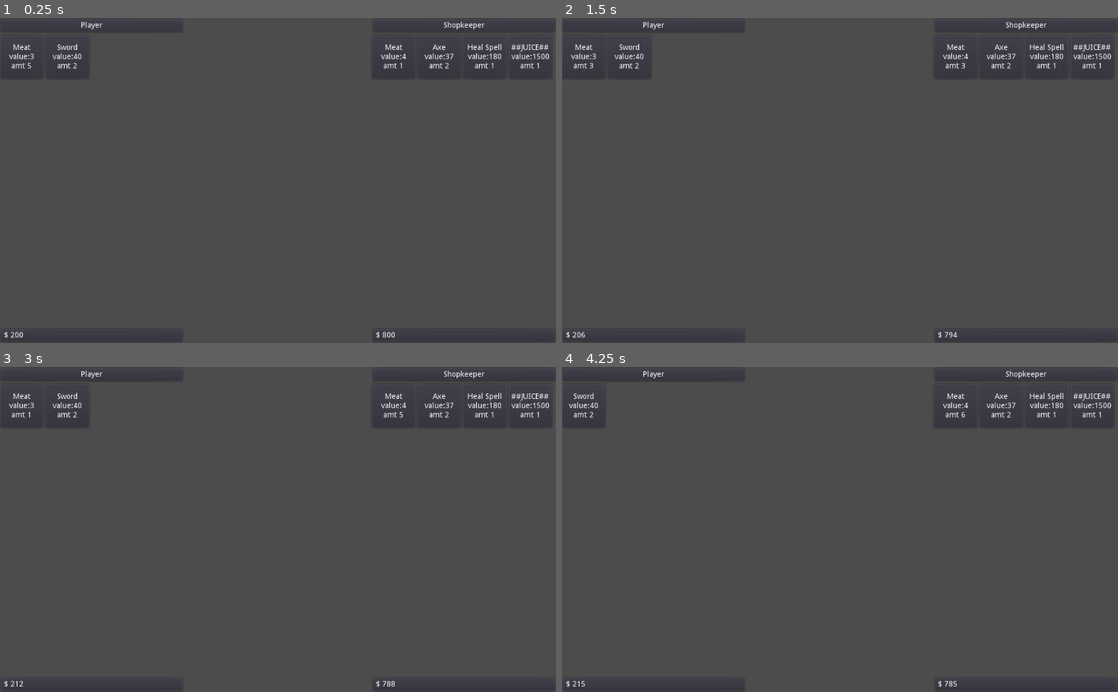
Above: before the commit, frames 1-4 (two rows, left to right).
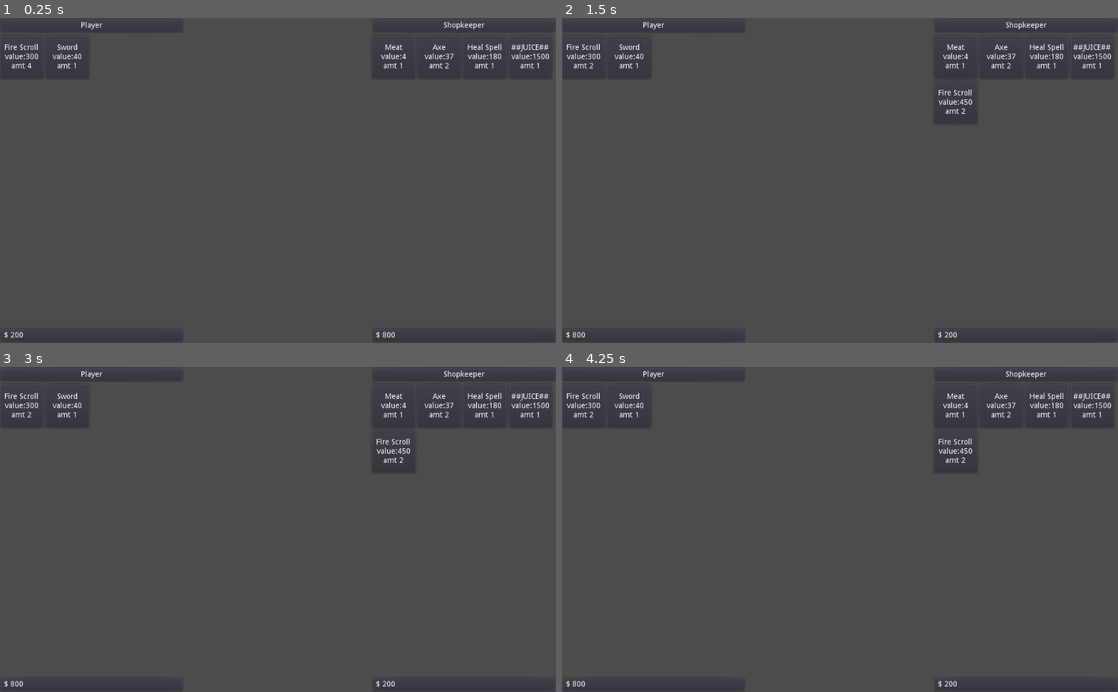
Above: after the commit, the same moments.

Repository: Dr-Dan/godot-fakeo-db
Game: Godot game, scene res://examples/Shopkeeper/ShopkeeperMainScene.tscn
Two runs of this game, one before a commit and one after it. Both use one fixed random seed, a clock stepped at 60 frames per second and the inputs below.
Inputs (mouse positions are in pixels of both pictures, inside the frame that each line leads up to):
- Up to frame 1 (0.25 s): no input
- Up to frame 2 (1.5 s): click (584, 57) at 0.5 s, where only the run before the commit has a clickable "Meat value:3 amt 5"; click (584, 57) at 1.25 s, where only the run before the commit has a clickable "Meat value:3 amt 4"
- Up to frame 3 (3 s): click (22, 406) at 2 s, where only the run before the commit has a clickable "Meat value:3 amt 3"; click (22, 406) at 2.75 s, where only the run before the commit has a clickable "Meat value:3 amt 2"
- Up to frame 4 (4.25 s): click (584, 406) at 3.5 s, where only the run before the commit has a clickable "Meat value:3 amt 1"

The runs differ from the first frame. In frame 1, 0.1% of the frame differs, in the area x 0-14%, y 7-16%; in frame 2, 0.3%; in frame 3, 0.3%; in frame 4, 0.4%, in the area x 0-74%, y 7-99%.

Commit message:
Added some item types to inv example.

Diff:
--- a/examples/Shopkeeper/ShopkeeperGame.gd
+++ b/examples/Shopkeeper/ShopkeeperGame.gd
@@ -21,6 +21,7 @@
 const AXE = "Axe"
 const SWORD = "Sword"
 const SPELL_HEAL = "Heal Spell"
+const SCROLL_FIRE = "Fire Scroll"
 const THE_JUICE = "##JUICE##"
 
 const PLAYER = "Player"
@@ -31,8 +32,10 @@
 	{type=AXE, value=25, descr="A simple logging axe."},
 	{type=SWORD, value=40, descr="A sword from some lost soldier."},
 	{type=SPELL_HEAL, value=120, descr="Refills a substantial amount of HP."},
+	{type=SCROLL_FIRE, value=300, descr="Deals a small amount of fire damage.\nDestroyed on use."},
 	{type=THE_JUICE, value=1000, descr="Nice."},
 ])
+
 
 onready var shopkeep_inventory = IterList.new([
 	InventoryItem.new(MEAT),
--- a/examples/Shopkeeper/ShopkeeperMainScene.tscn
+++ b/examples/Shopkeeper/ShopkeeperMainScene.tscn
@@ -11,9 +11,8 @@
 
 [node name="Player" type="Node2D" parent="."]
 script = ExtResource( 3 )
-_name = "Player"
+_start_inv = {
+"Fire Scroll": 4,
+"Sword": 1
+}
 cash = 200
-start_inv = {
-"Meat": 5,
-"Sword": 2
-}
--- a/examples/Shopkeeper/WorldActor.gd
+++ b/examples/Shopkeeper/WorldActor.gd
@@ -1,14 +1,11 @@
 extends Node
 
-export var _name = ""
+export var _start_inv = {}
 export var cash: int
-export var start_inv = {}
 
 onready var inventory = IterList.new()
 
-# Called when the node enters the scene tree for the first time.
 func _ready() -> void:
-	name = _name
-	for k in start_inv.keys():
-		var inv = InventoryItem.new(k, start_inv[k])
+	for k in _start_inv.keys():
+		var inv = InventoryItem.new(k, _start_inv[k])
 		inventory.items.append(inv)
Not shown, changed: notes.txt
